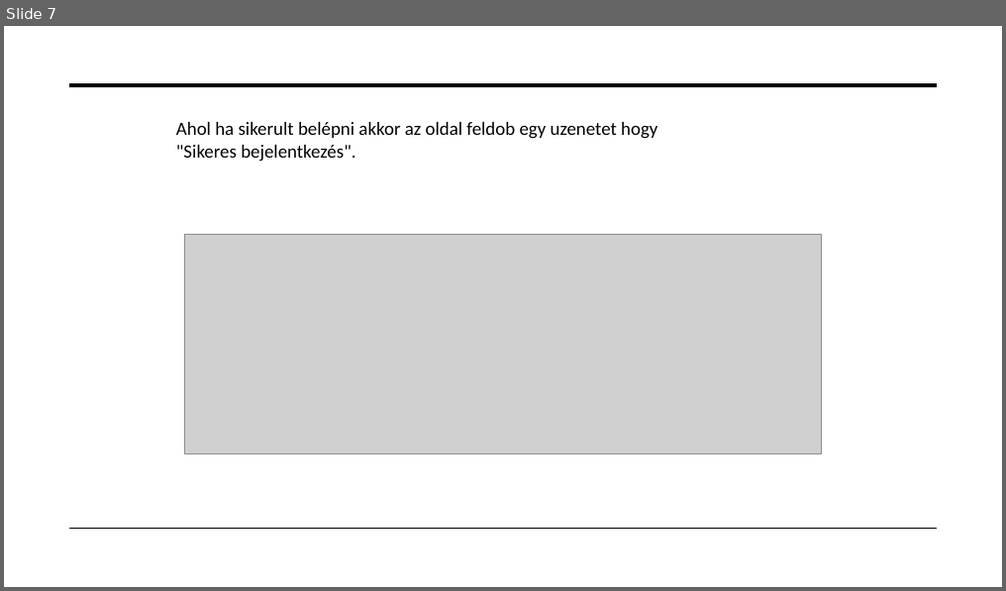
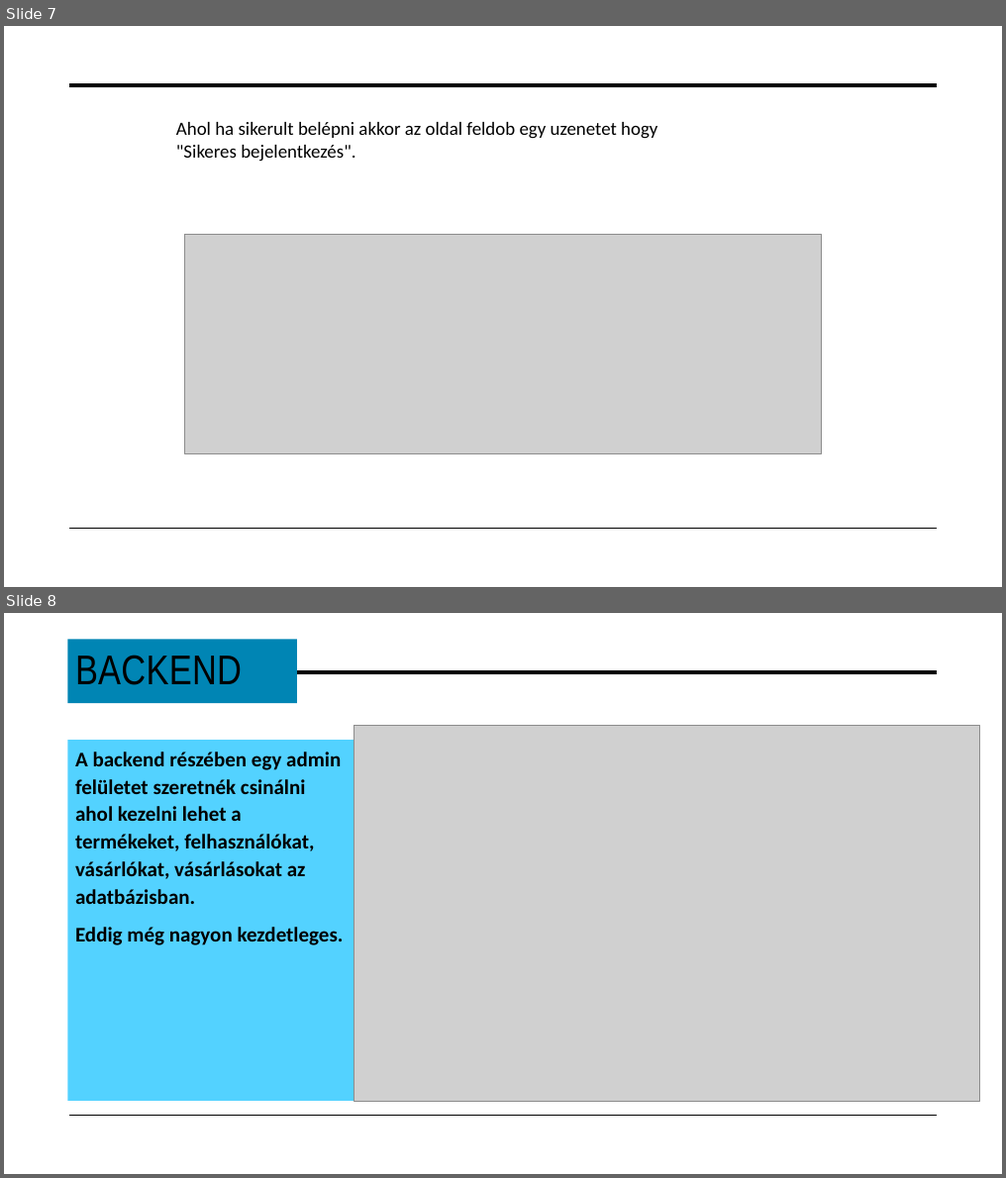
Before and after one commit to peterffydominika/13A_Projekt_webshop, a slide deck: Projektmunka.pptx. Shown one above the other, each under a label of ours: slide 7 before the commit, slides 7 and 8 after it. The pictures are 1006x591 and 1006x1178 pixels, drawn with LibreOffice and Linux fonts; fonts in the diff are those of the drawing; grey boxes stand for pictures; background and template pictures are left out. Boxes give left, top, right and bottom in pixels: in the first picture for what was removed or moved away, otherwise in the second. Text is boxed around its words. In the diff, an @@ line names an element or a change of style, - is before the commit and + after.

```diff
--- a/Projektmunka.pptx
+++ b/Projektmunka.pptx
@@ slide 8 added at [4, 613, 1002, 1174], background picture (left out); not listed: 2 template elements that a slide beside it also shows @@
@@ title added at [67, 639, 297, 703], fill #0085B4, 40 pt, text #000000 @@
+BACKEND
@@ picture added at [354, 725, 979, 1101] @@
@@ text added at [67, 741, 354, 1101], fill #53D2FF, 20 pt, text #000000, bold @@
+A backend részében egy admin felületet szeretnék csinálni ahol kezelni lehet a termékeket, felhasználókat, vásárlókat, vásárlásokat az adatbázisban.
+Eddig még nagyon kezdetleges.
```
Also in this commit, not shown: 1 other slide added.
